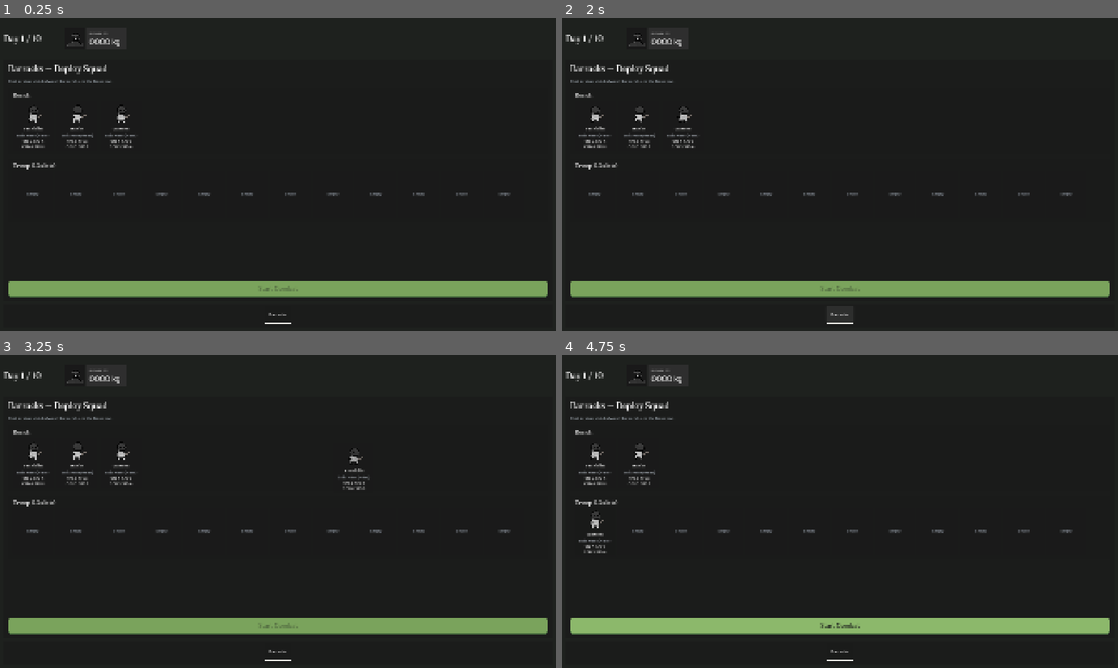
Above: before the commit, frames 1-4 (two rows, left to right).
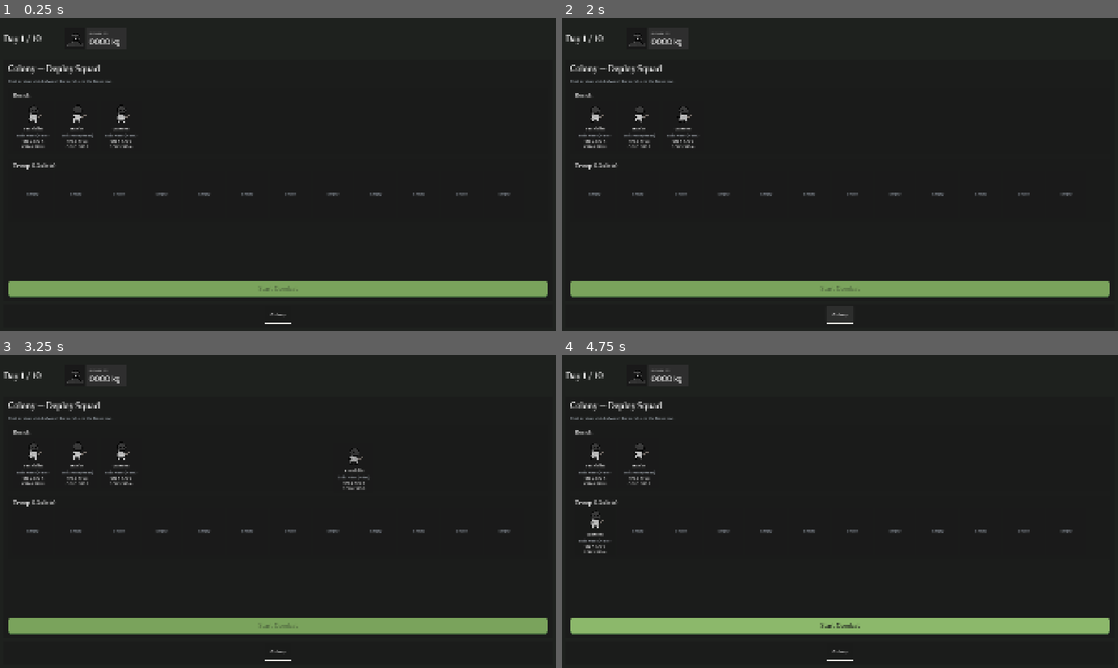
Above: after the commit, the same moments.

Repository: stonecauldron/mycelium-prototype
Game: Godot game, scene res://assets/base/base.tscn
Two runs of this game, one before a commit and one after it. Both use one fixed random seed, a clock stepped at 60 frames per second and the inputs below.
Inputs (mouse positions are in pixels of both pictures, inside the frame that each line leads up to):
- Up to frame 1 (0.25 s): no input
- Up to frame 2 (2 s): click "Barracks" (after the commit: "Colony") at 0.5 s; click "Barracks" (after the commit: "Colony") at 1.25 s
- Up to frame 3 (3.25 s): click "Barracks" (after the commit: "Colony") at 2 s; drag from (33, 461) to (333, 442) at 2.77 s
- Up to frame 4 (4.75 s): drag from (639, 461) to (812, 574) at 3.52 s; move the mouse to (684, 461) at 4.27 s; click (684, 461) at 4.42 s

The runs differ from the first frame. In frame 1, 0.3% of the frame differs, in the area x 1-52%, y 14-96%; in frame 2, 0.3%; in frame 3, 0.3%; in frame 4, 0.3%.

Commit message:
Rename Barracks to Colony for the fungal theme.
Co-authored-by: Cursor <cursoragent@cursor.com>

Diff:
--- a/assets/base/base.gd
+++ b/assets/base/base.gd
@@ -1,15 +1,15 @@
 extends Control
 
-enum TabId { BARRACKS, NURSERY }
+enum TabId { COLONY, NURSERY }
 
-## Left-to-right order; Barracks stays rightmost when Nursery is visible.
+## Left-to-right order; Colony stays rightmost when Nursery is visible.
 const TAB_DEFS := [
 	{"id": TabId.NURSERY, "label": "Nursery"},
-	{"id": TabId.BARRACKS, "label": "Barracks"},
+	{"id": TabId.COLONY, "label": "Colony"},
 ]
 
 const SCREEN_SCENES := {
-	TabId.BARRACKS: preload("res://assets/base/troop_selection/troop_selection_screen.tscn"),
+	TabId.COLONY: preload("res://assets/base/troop_selection/troop_selection_screen.tscn"),
 	TabId.NURSERY: preload("res://assets/base/nursery/nursery_screen.tscn"),
 }
 
@@ -20,7 +20,7 @@
 @onready var _day_label: Label = %DayLabel
 @onready var _biomass_amount: Label = %BiomassAmount
 
-var _current_tab: TabId = TabId.BARRACKS
+var _current_tab: TabId = TabId.COLONY
 var _current_screen: BaseScreen
 var _tab_buttons: Dictionary = {}
 var _tab_underlines: Dictionary = {}
@@ -32,7 +32,7 @@
 	if GameState.consume_prefer_nursery_tab():
 		_select_tab(TabId.NURSERY)
 	else:
-		_select_tab(TabId.BARRACKS)
+		_select_tab(TabId.COLONY)
 
 
 func _refresh_hud() -> void:
--- a/assets/base/troop_selection/troop_selection_screen.tscn
+++ b/assets/base/troop_selection/troop_selection_screen.tscn
@@ -29,7 +29,7 @@
 [node name="Header" type="Label" parent="Margin/RootVBox"]
 layout_mode = 2
 theme_type_variation = &"PageTitleLabel"
-text = "Barracks — Deploy Squad"
+text = "Colony — Deploy Squad"
 
 [node name="Subtitle" type="Label" parent="Margin/RootVBox"]
 layout_mode = 2
